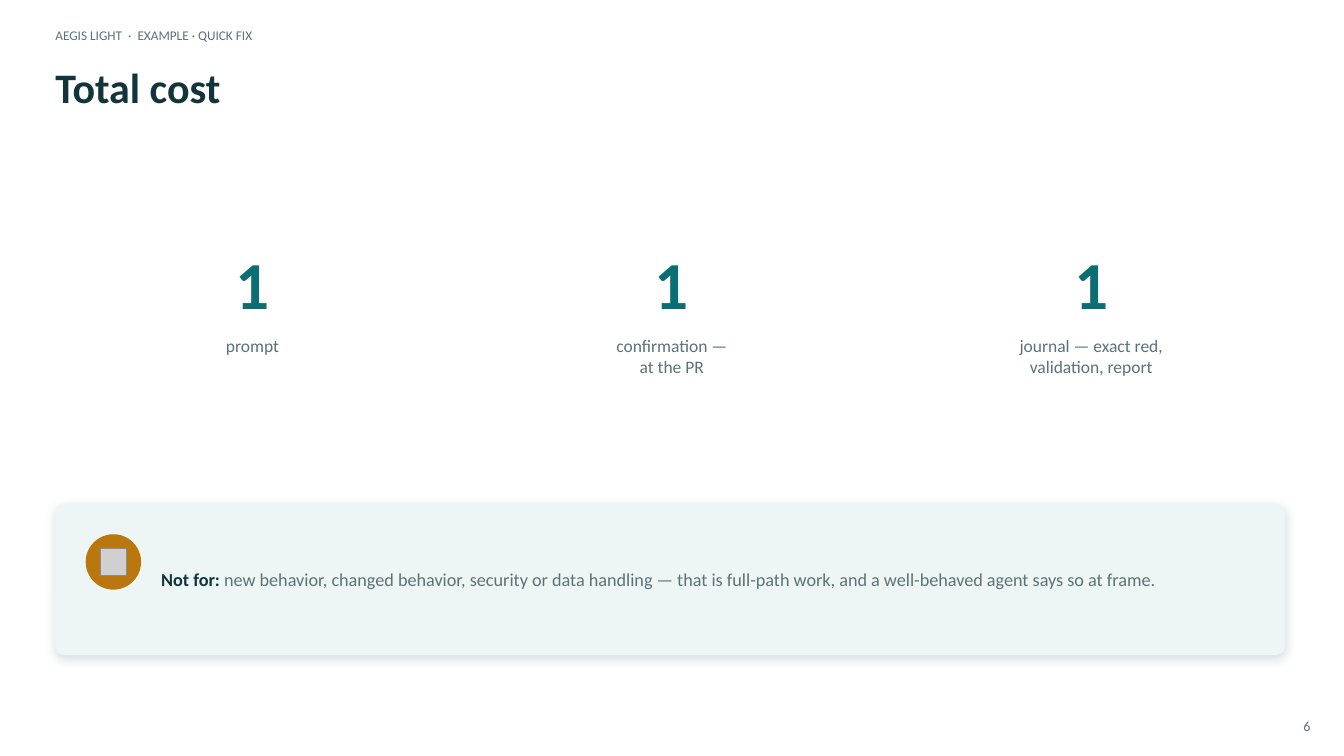
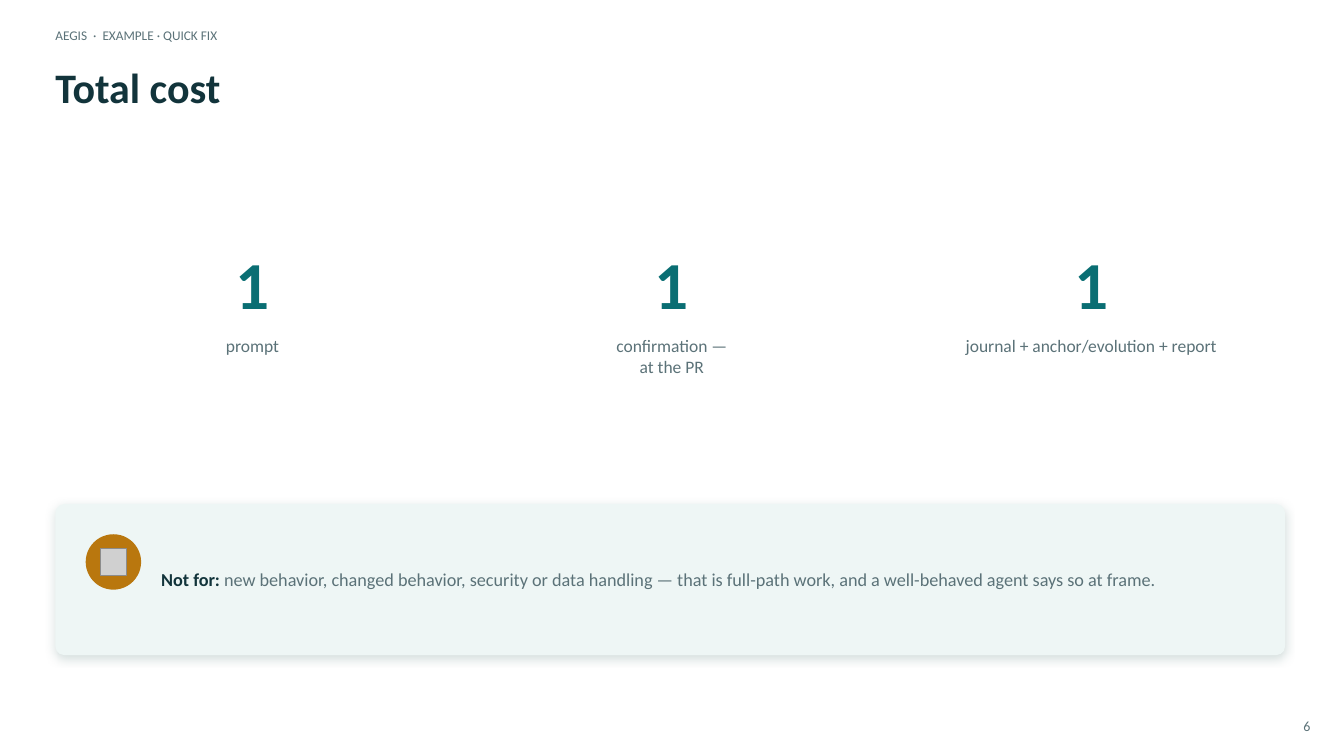
Before and after one commit to DDP-Engineering/Agentic_Engineering_Governance_Integrity_System, a slide deck: slide 6 of 06_SoftwareDocu/04_Example_Quick_Fix.pptx. Drawn at 1344x756 pixels with LibreOffice and Linux fonts; fonts in the diff are those of the drawing; grey boxes stand for pictures. Boxes give left, top, right and bottom in pixels: in the first picture for what was removed or moved away, otherwise in the second. Text is boxed around its words. In the diff, an @@ line names an element or a change of style, - is before the commit and + after.

Commit message:
AEGIS 0.5.0

```diff
--- a/06_SoftwareDocu/04_Example_Quick_Fix.pptx
+++ b/06_SoftwareDocu/04_Example_Quick_Fix.pptx
@@ text at [55,31,217,42]: text changed @@
-AEGIS LIGHT · EXAMPLE · QUICK FIX
+AEGIS · EXAMPLE · QUICK FIX
@@ text at [966,340,1217,355]: text changed @@
-journal — exact red,
-validation, report
+journal + anchor/evolution + report
```
Also in this commit, not shown: 6 other slides changed, 48 other files.
